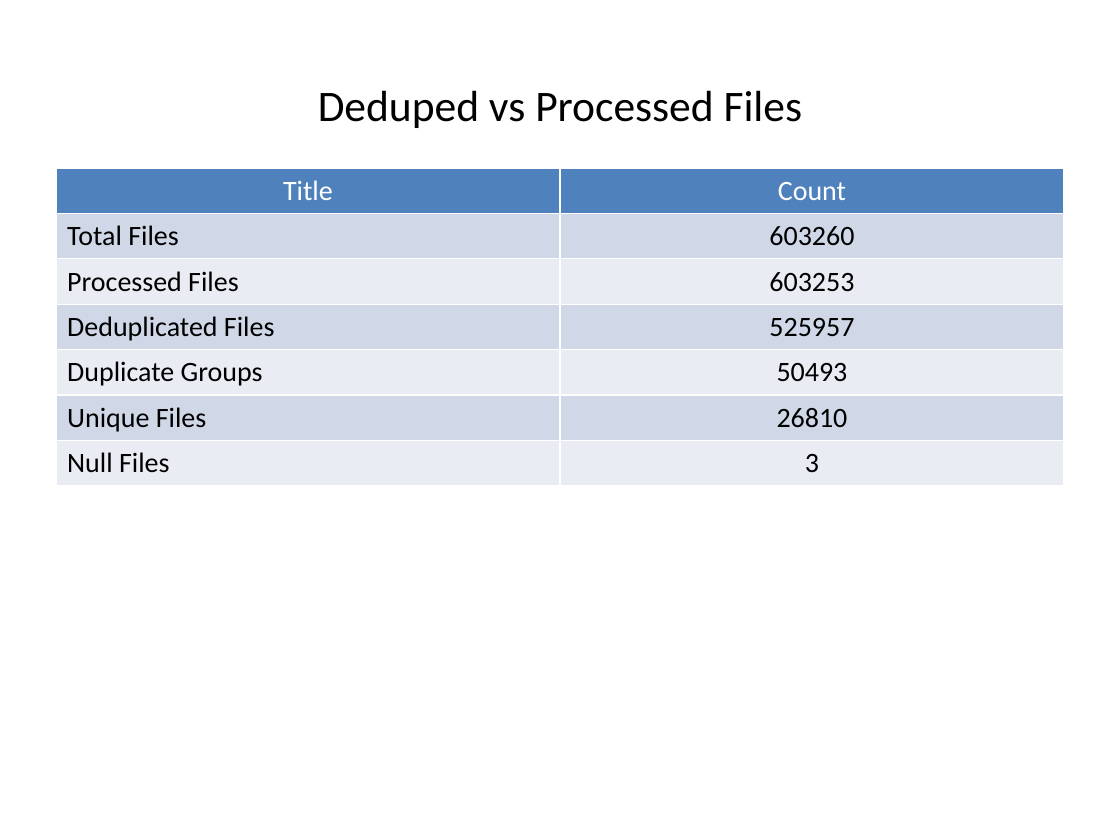
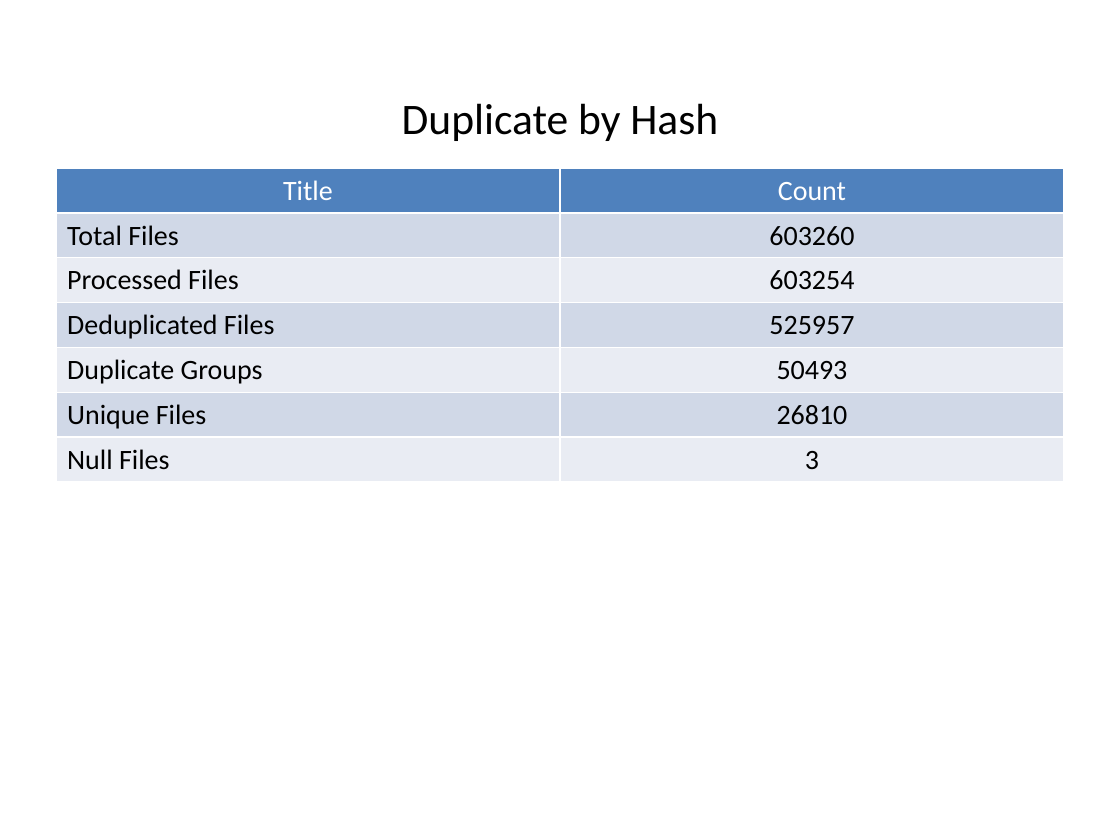
Before and after one commit to JezreelHazelEndaya/JRClient-, a slide deck: slide 2 of status_report.pptx (slide 5 before the commit). Drawn at 1120x840 pixels with LibreOffice and Linux fonts; fonts in the diff are those of the drawing. Boxes give left, top, right and bottom in pixels: in the first picture for what was removed or moved away, otherwise in the second. Text is boxed around its words. In the diff, an @@ line names an element or a change of style, - is before the commit and + after.

```diff
--- a/status_report.pptx
+++ b/status_report.pptx
@@ title removed at [318, 90, 803, 128] @@
-Deduped vs Processed Files
@@ text added at [402, 103, 718, 141], 28 pt, text #000000 @@
+Duplicate by Hash
@@ table at [56, 168, 1064, 474] @@
-row 3, column 2: 603253
+row 3, column 2: 603254
```
Also in this commit, not shown: 3 other slides changed, 2 slides added, 5 slides removed, 4 other files.
